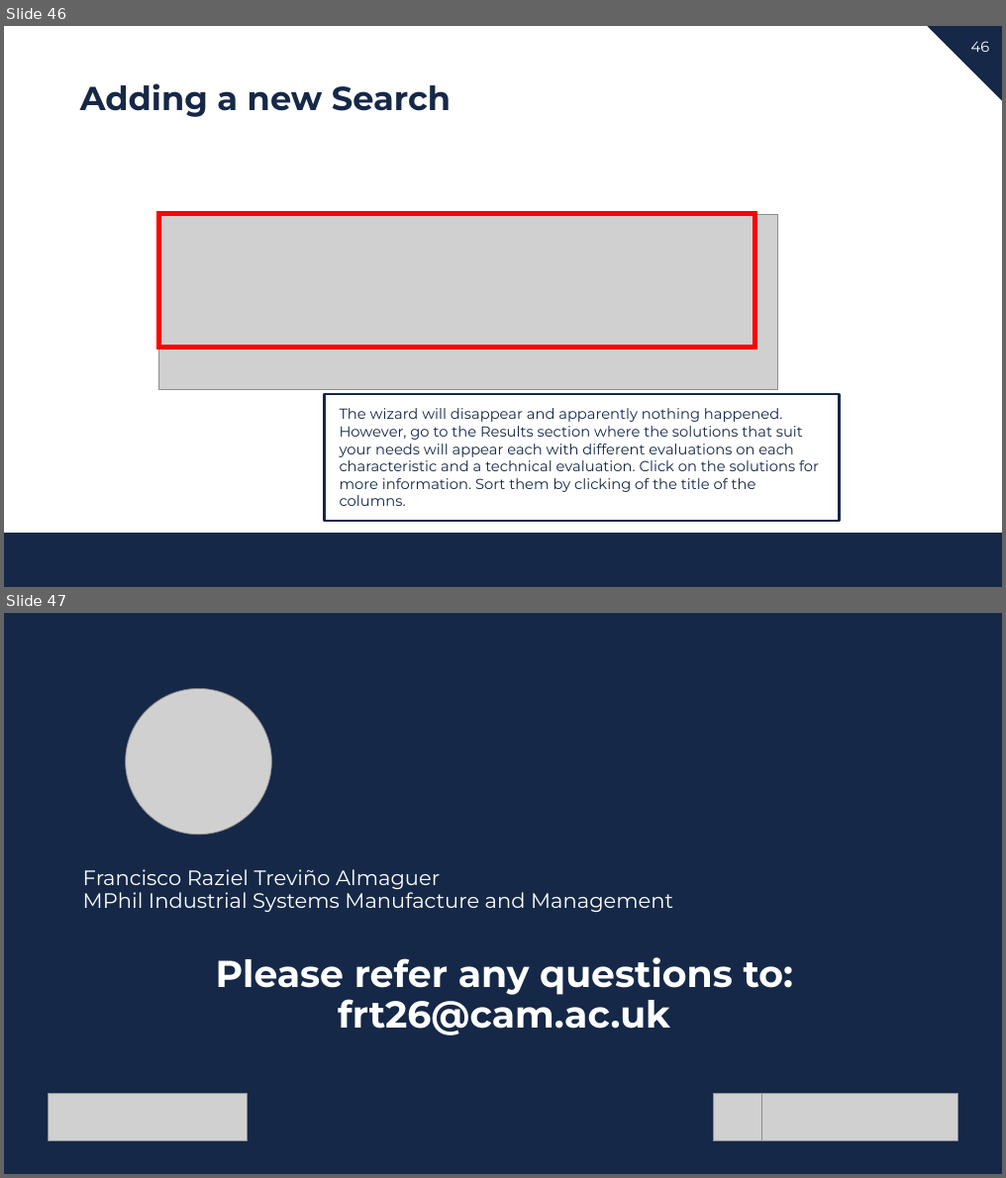
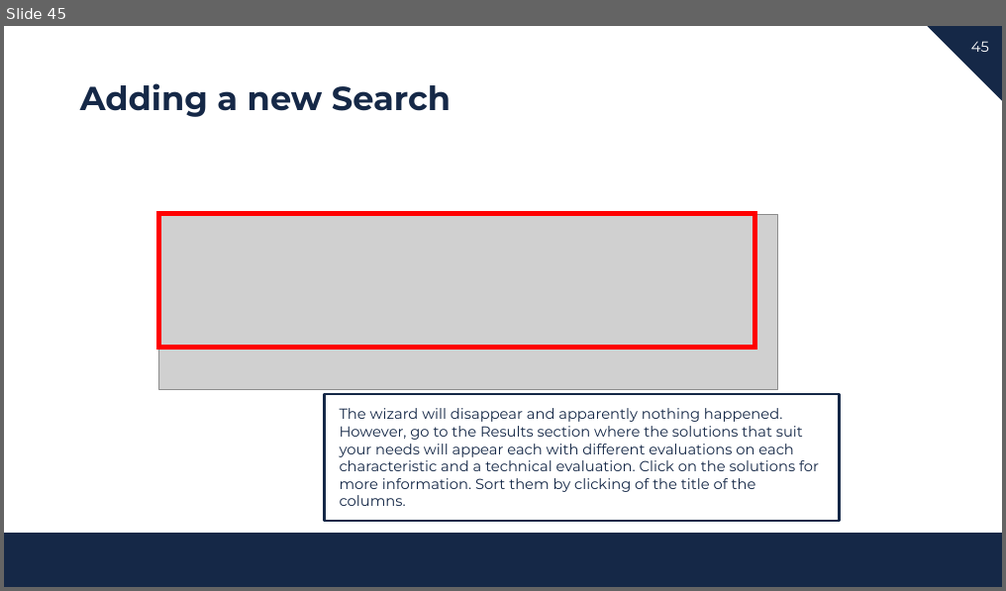
Before and after one commit to PacoTrev-NSG/Matchmaking-Tool, a slide deck: doc/User_Manual.pptx. Shown one above the other, each under a label of ours: slides 46 and 47 before the commit, slide 45 after it. The pictures are 1006x1178 and 1006x591 pixels, drawn with LibreOffice and Linux fonts; fonts in the diff are those of the drawing; grey boxes stand for pictures; background and template pictures are left out. Boxes give left, top, right and bottom in pixels: in the first picture for what was removed or moved away, otherwise in the second. Text is boxed around its words. In the diff, an @@ line names an element or a change of style, - is before the commit and + after.

```diff
--- a/doc/User_Manual.pptx
+++ b/doc/User_Manual.pptx
@@ slide 47 removed at (4,613,1002,1174), background #FFFFFF; not listed: 2 template elements that a slide beside it also shows @@
@@ rectangle removed at (4,613,1002,1174) @@
@@ picture removed at (126,688,271,835) @@
@@ text removed at (83,869,673,912) @@
-Francisco Raziel Treviño Almaguer
-MPhil Industrial Systems Manufacture and Management
@@ title removed at (216,958,793,1036) @@
-Please refer any questions to:
-frt26@cam.ac.uk
@@ picture removed at (49,1093,247,1142) @@
@@ picture removed at (714,1093,762,1142) @@
@@ picture removed at (762,1093,958,1142) @@
@@ what was slide 46 is now slide 45 @@
@@ page number at (971,41,989,52): text changed @@
-46
+45
```
Also in this commit, not shown: 1 other slide removed.
